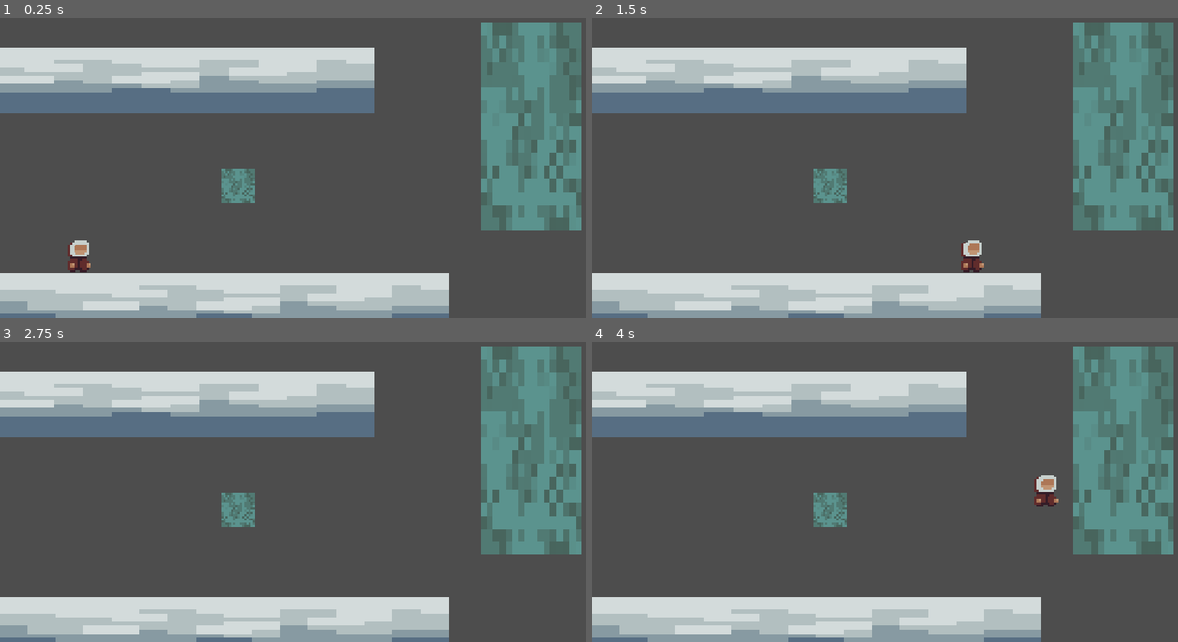
Above: before the commit, frames 1-4 (two rows, left to right).
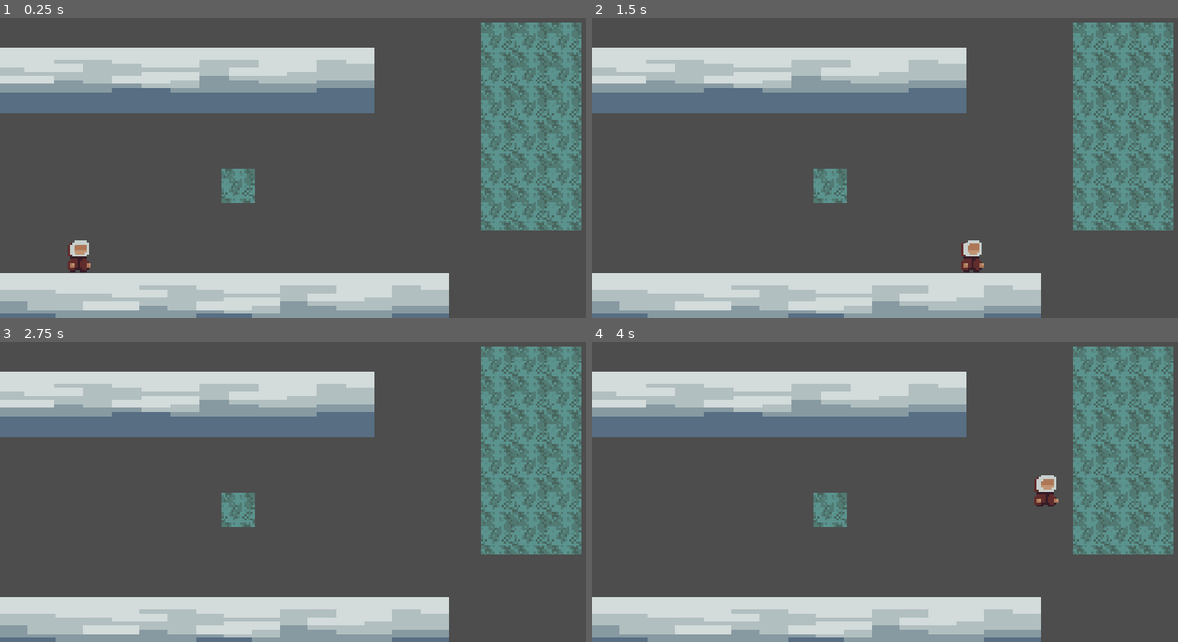
Above: after the commit, the same moments.

Repository: K1ktor/PlatformuwaAlePizdzi
Game: Godot game, scene res://Levels/level1.tscn
The game is run twice, just before and just after one commit, with the same random seed, the same clock (stepped at 60 frames per second) and the same inputs.
Inputs:
- Up to frame 1 (0.25 s): no input
- Up to frame 2 (1.5 s): tap Enter at 0.5 s; hold D (moveRight) from 0.53 s (still down); tap Space (jump) at 0.77 s
- Up to frame 3 (2.75 s): tap Space (jump) at 1.52 s; release D (moveRight) at 2.03 s; hold A (moveLeft) from 2.03 s (still down)
- Up to frame 4 (4 s): tap R (reset) at 2.75 s; release A (moveLeft) at 2.78 s; hold D (moveRight) from 2.78 s (still down); tap Space (jump) at 3.02, 3.77 s

The runs differ from the first frame. In frame 1, 5.4% of the frame differs, in the area x 82-100%, y 1-71%; in frame 2, 5.4%; in frame 3, 5.4%; in frame 4, 5.4%.

Commit message:
should it use region

Diff:
--- a/Frost Platform Game/Levels/level1.tscn
+++ b/Frost Platform Game/Levels/level1.tscn
@@ -12,6 +12,7 @@
 
 [node name="ClimbWall2" parent="." unique_id=1760684978 instance=ExtResource("4_njhy2")]
 position = Vector2(450, 398)
+use_region = null
 
 [node name="ClimbWall" parent="." unique_id=1473806573 instance=ExtResource("4_njhy2")]
 position = Vector2(1005, 286)
@@ -56,3 +57,7 @@
 texture = ExtResource("2_fy36t")
 
 [node name="GameManager" parent="." unique_id=215950766 instance=ExtResource("3_fy36t")]
+
+[node name="ClimbWall3" parent="." unique_id=1408489695 instance=ExtResource("4_njhy2")]
+position = Vector2(1246, 272)
+use_region = null
--- a/Frost Platform Game/climbWall.tscn
+++ b/Frost Platform Game/climbWall.tscn
@@ -10,13 +10,15 @@
 script = ExtResource("1_3t64i")
 
 [node name="CollisionShape2D" type="CollisionShape2D" parent="." unique_id=1870680261]
-visible = false
 shape = SubResource("RectangleShape2D_8xo7f")
 
 [node name="Sprite2D" type="Sprite2D" parent="." unique_id=2003020570]
 texture_filter = 1
+texture_repeat = 2
 scale = Vector2(4, 4)
 texture = ExtResource("1_dwhyb")
+region_enabled = true
+region_rect = Rect2(0, 0, 16, 16)
 
 [connection signal="body_shape_entered" from="." to="." method="_on_body_shape_entered"]
 [connection signal="body_shape_exited" from="." to="." method="_on_body_shape_exited"]
--- a/Frost Platform Game/climb_wall.gd
+++ b/Frost Platform Game/climb_wall.gd
@@ -1,8 +1,9 @@
+@tool
 extends Area2D
 class_name Climb_Wall
 
-@onready var CollisionShape : CollisionShape2D = $CollisionShape2D
-
+@onready var sprite: Sprite2D = $Sprite2D
+@export var use_region := true
 # Called when the node enters the scene tree for the first time.
 func _ready() -> void:
 	pass # Replace with function body.
@@ -10,6 +11,10 @@
 
 # Called every frame. 'delta' is the elapsed time since the previous frame.
 func _process(delta: float) -> void:
+	if (use_region):
+		var size = self.scale * 16
+		sprite.global_scale = Vector2.ONE * 4
+		sprite.region_rect = Rect2(Vector2.ZERO, size)
 	pass
 
 
